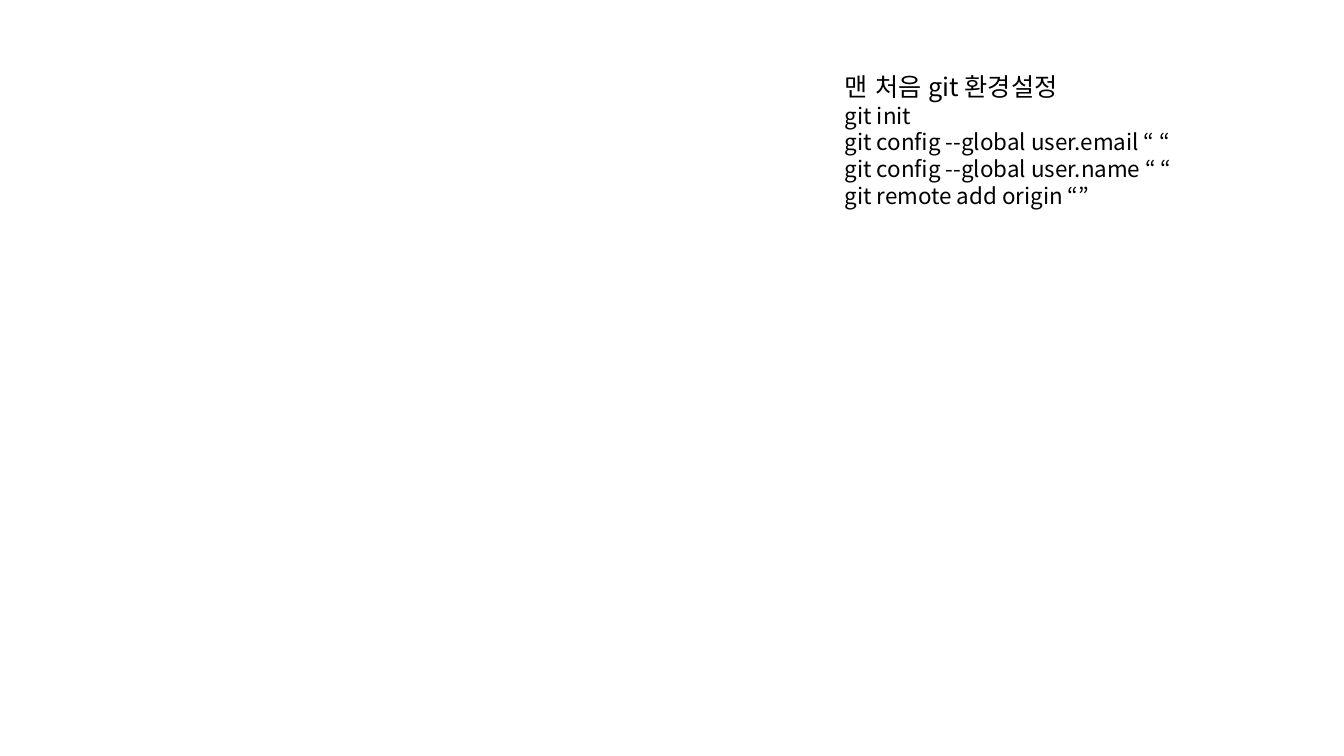
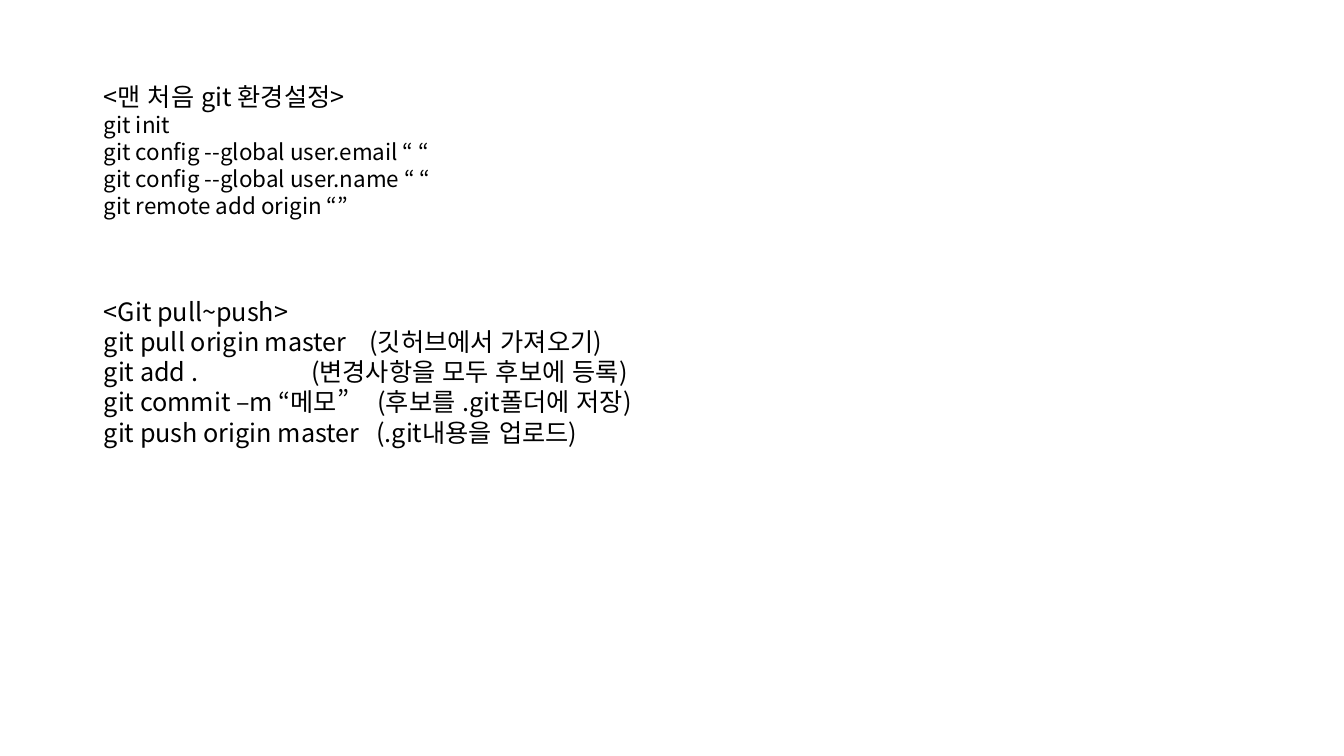
Before and after one commit to ddabbi/JavaScript, a slide deck: slide 1 of 0302정리.pptx. Drawn at 1344x756 pixels with LibreOffice and Linux fonts; fonts in the diff are those of the drawing. Boxes give left, top, right and bottom in pixels: in the first picture for what was removed or moved away, otherwise in the second. Text is boxed around its words. In the diff, an @@ line names an element or a change of style, - is before the commit and + after.

```diff
--- a/0302정리.pptx
+++ b/0302정리.pptx
@@ text "<맨 처음 git 환경설정>": place and size @@
-text "<맨 처음 git 환경설정>" at [845, 75, 1140, 210]
+text "<맨 처음 git 환경설정>" at [104, 85, 399, 219]
@@ text at [104, 85, 345, 112]: text changed @@
-맨 처음 git 환경설정
+<맨 처음 git 환경설정>
@@ text added at [104, 301, 632, 448], 18 pt, text #000000 @@
+<Git pull~push>
+git pull origin master (깃허브에서 가져오기)
+git add . (변경사항을 모두 후보에 등록)
+git commit –m “메모” (후보를 .git폴더에 저장)
+git push origin master (.git내용을 업로드)
```
Also in this commit, not shown: 8 other files.
